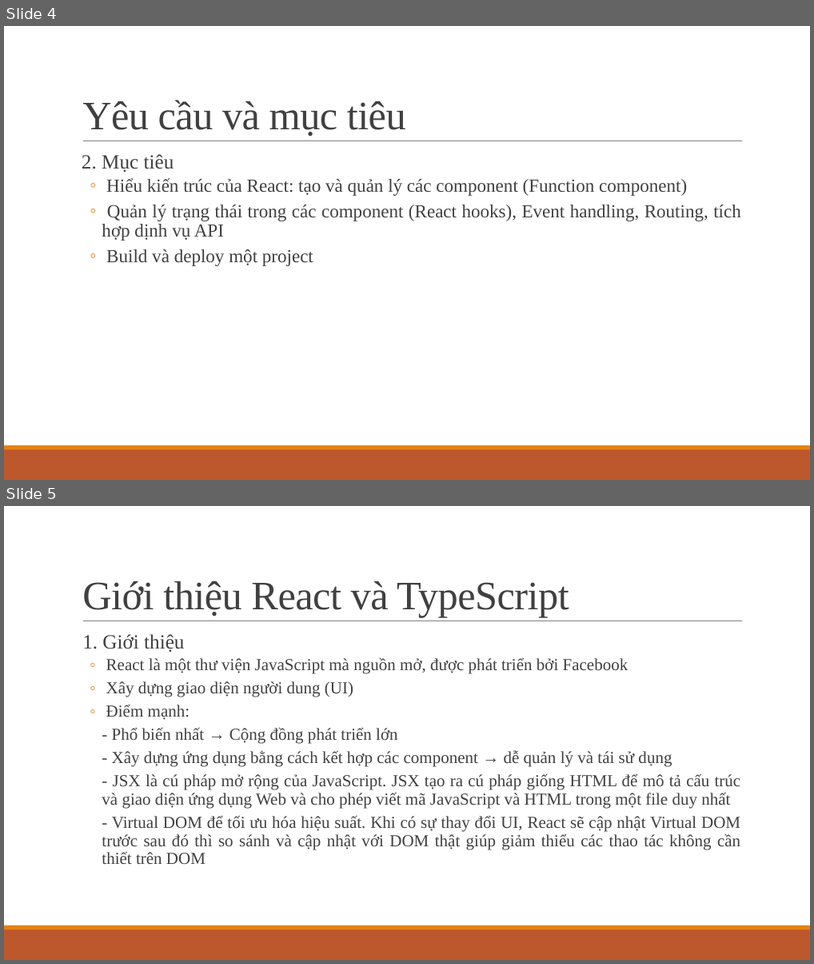
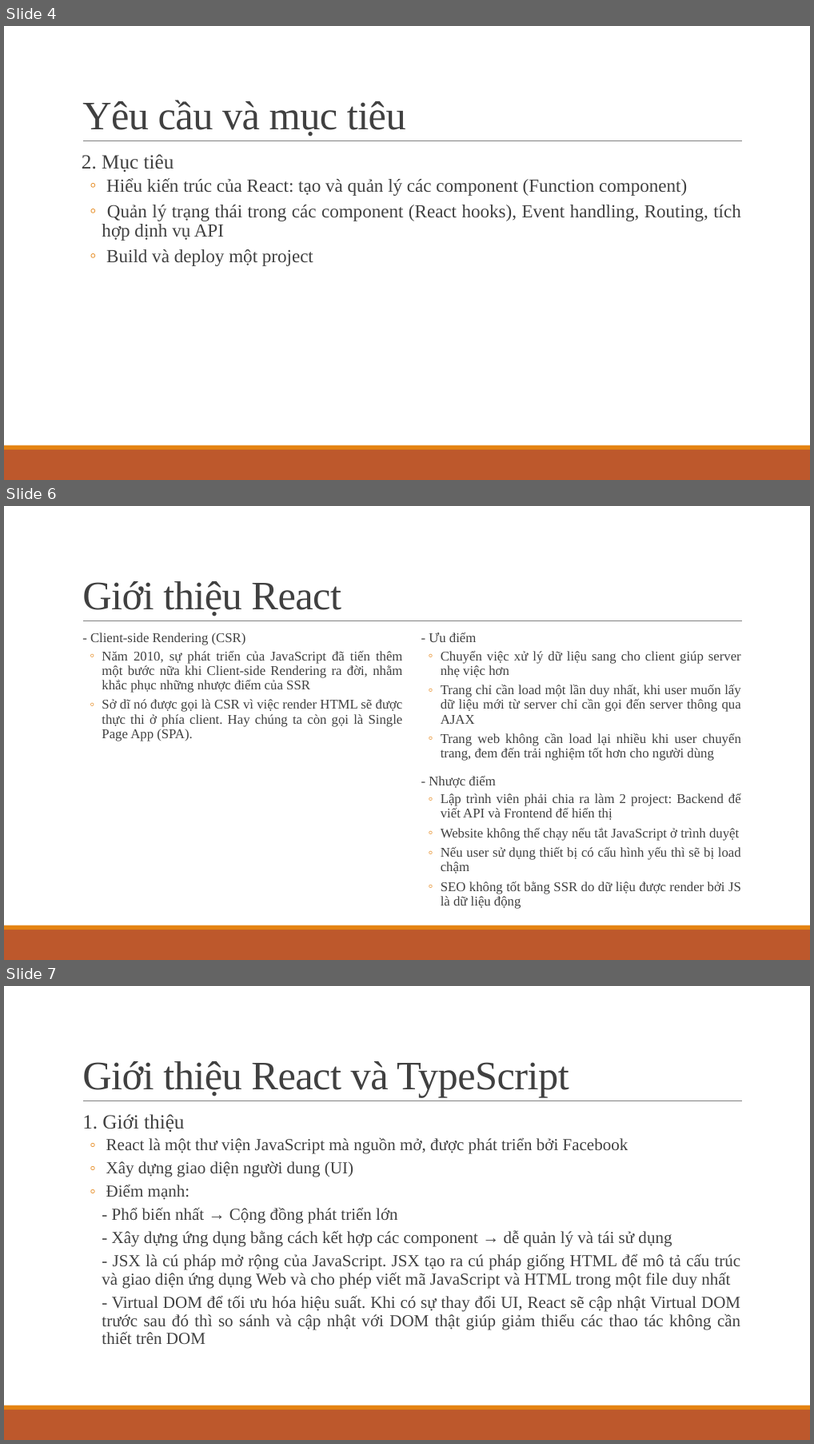
Before and after one commit to ddinhftieens/tranning-react, a slide deck: react_ts.pptx. Shown one above the other, each under a label of ours: slides 4 and 5 before the commit, slides 4, 6 and 7 after it; the slides between them are not shown. The pictures are 814x964 and 814x1444 pixels, drawn with LibreOffice and Linux fonts; fonts in the diff are those of the drawing. Boxes give left, top, right and bottom in pixels: in the first picture for what was removed or moved away, otherwise in the second. Text is boxed around its words. In the diff, an @@ line names an element or a change of style, - is before the commit and + after.

```diff
--- a/react_ts.pptx
+++ b/react_ts.pptx
@@ slide 6 added at (4, 506, 810, 960), background #FFFFFF; not listed: 3 template elements that a slide beside it also shows @@
@@ title added at (82, 581, 342, 616), 48 pt, text #404040 @@
+Giới thiệu React
@@ text added at (90, 632, 403, 741), 16 pt, text #404040 @@
+  - Client-side Rendering (CSR)
+  ◦ Năm 2010, sự phát triển của JavaScript đã tiến thêm một bước nữa khi Client-side Rendering ra đời, nhằm khắc phục những nhược điểm của SSR
+  ◦ Sở dĩ nó được gọi là CSR vì việc render HTML sẽ được thực thi ở phía client. Hay chúng ta còn gọi là Single Page App (SPA).
@@ text added at (429, 632, 742, 894), 16 pt, text #404040 @@
+  - Ưu điểm
+  ◦ Chuyển việc xử lý dữ liệu sang cho client giúp server nhẹ việc hơn
+  ◦ Trang chỉ cần load một lần duy nhất, khi user muốn lấy dữ liệu mới từ server chỉ cần gọi đến server thông qua AJAX
+  ◦ Trang web không cần load lại nhiều khi user chuyển trang, đem đến trải nghiệm tốt hơn cho người dùng
+  - Nhược điểm
+  ◦ Lập trình viên phải chia ra làm 2 project: Backend để viết API và Frontend để hiển thị
+  ◦ Website không thể chạy nếu tắt JavaScript ở trình duyệt
+  ◦ Nếu user sử dụng thiết bị có cấu hình yếu thì sẽ bị load chậm
+  ◦ SEO không tốt bằng SSR do dữ liệu được render bởi JS là dữ liệu động
@@ what was slide 5 is now slide 7 @@
```
Also in this commit, not shown: 1 other slide added.
